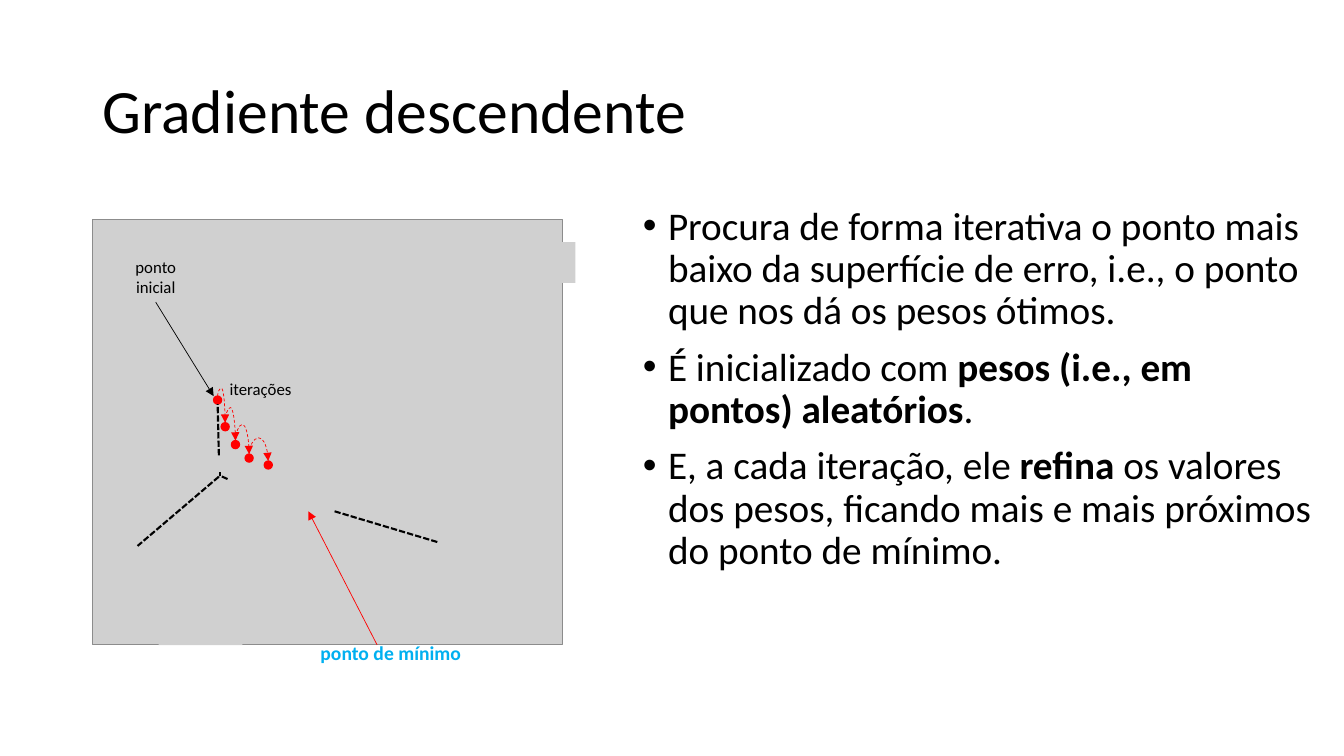
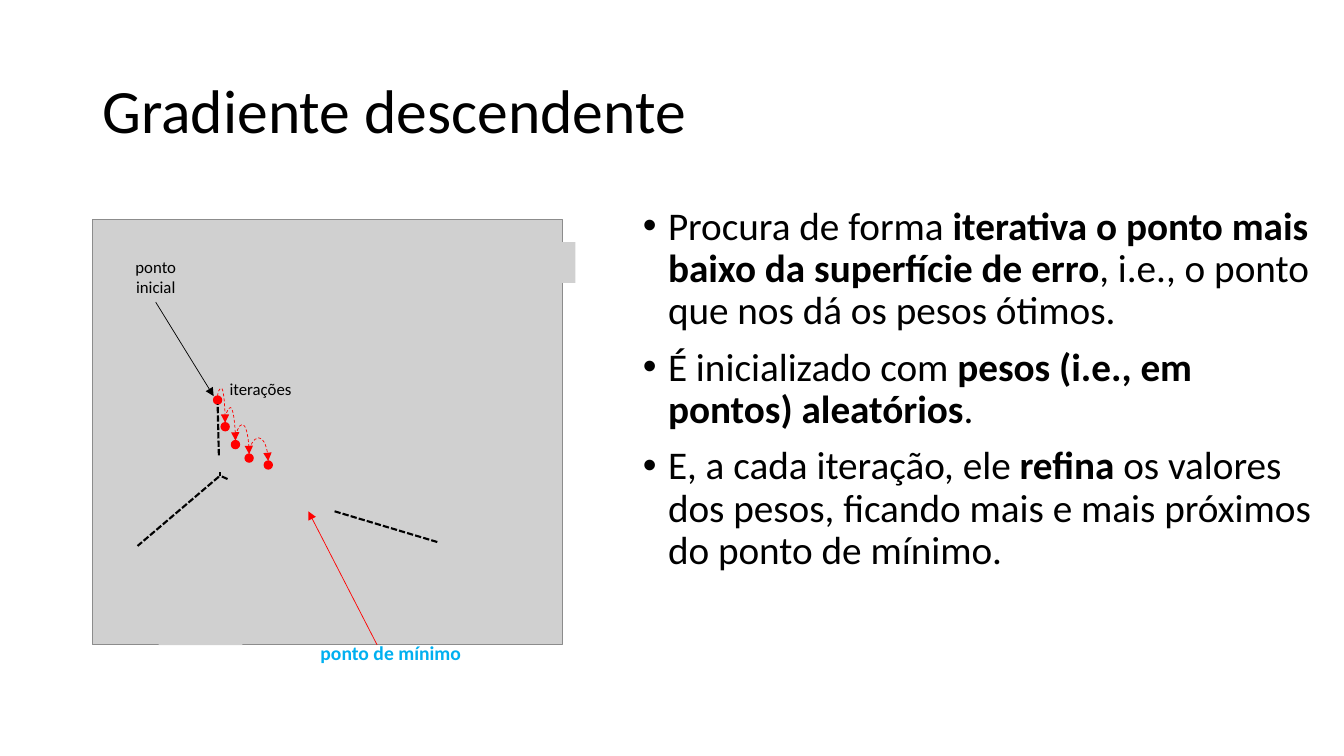
Before and after one commit to zz4fap/c24_inteligencia_artificial, a slide deck: slide 23 of slides/C24_Regressão.pptx (slide 24 before the commit). Drawn at 1344x756 pixels with LibreOffice and Linux fonts; fonts in the diff are those of the drawing; grey boxes stand for pictures. Boxes give left, top, right and bottom in pixels: in the first picture for what was removed or moved away, otherwise in the second. Text is boxed around its words. In the diff, an @@ line names an element or a change of style, - is before the commit and + after.

Commit message:
update of slides

```diff
--- a/slides/C24_Regressão.pptx
+++ b/slides/C24_Regressão.pptx
@@ text at bbox=[668, 212, 1309, 331]: bold on in "iterativa o ponto mais baixo da superfície ..." @@
```
Also in this commit, not shown: 37 slides added.
